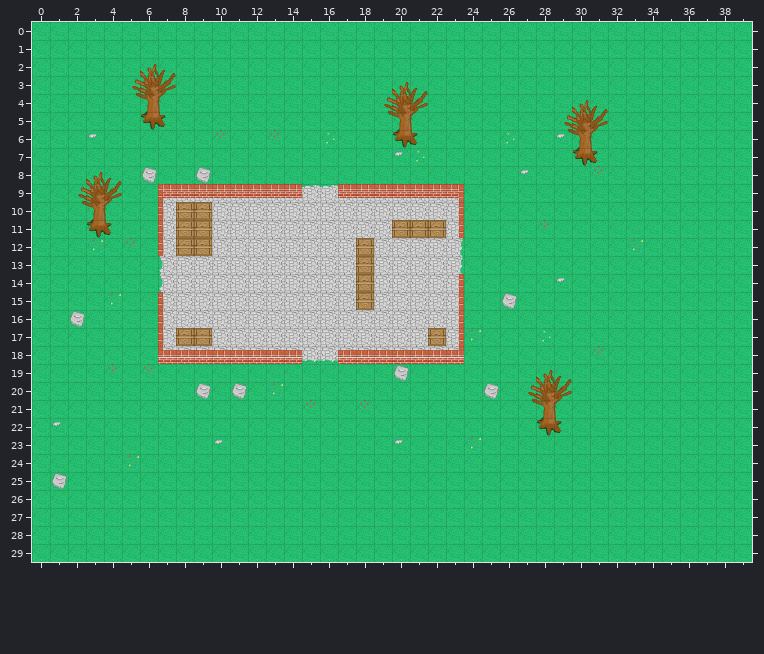
Tiled map (JSON) -- map/map2.json. Above is the file before it was changed.
Cells are 32x32 px. Shown: x 0..39, y 0..29.
After the commit:
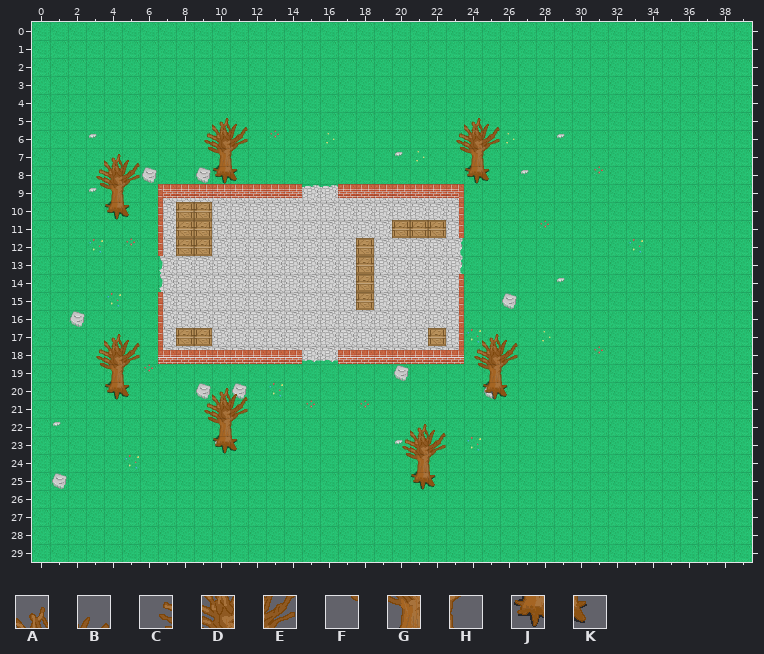
Key: from "tileset2": A 68, B 69, C 77, D 78, E 79, F 87, G 88, H 89, J 98, K 99.
_ is an empty cell, . an unchanged one.
The commit says: Remove tree collide mask Change grenade throw to E key
Difference:
--- layer "ground2"
@@ x 3..25 @@
- 5 .......__............__
- 6 ......___...........___
- 7 .__...___...........___
- 8 ___....__............__
- 9 ___....................
-10 .__....................
+ 5 .......AB............AB
+ 6 ......CDE...........CDE
+ 7 .AB...FGH...........FGH
+ 8 CDE....JK............JK
+ 9 FGH....................
+10 .JK....................
@@ x 3..26 @@
-17 .__...................__
-18 ___..................___
-19 ___..................___
-20 .__....__.............__
-21 ......___...............
-22 ......___.........__....
-23 .......__........___....
-24 .................___....
-25 ..................__....
+17 .AB...................AB
+18 CDE..................CDE
+19 FGH..................FGH
+20 .JK....AB.............JK
+21 ......CDE...............
+22 ......FGH.........AB....
+23 .......JK........CDE....
+24 .................FGH....
+25 ..................JK....
--- layer "collide"
@@ x 2..31 @@
- 2 ....AB........................
- 3 ...CDE............AB..........
- 4 ...FGH...........CDE........AB
- 5 ....JK...........FGH.......CDE
- 6 ..................JK.......FGH
- 7 ............................JK
- 8 .AB...........................
- 9 CDE...........................
-10 FGH...........................
-11 .JK...........................
+ 2 ....__........................
+ 3 ...___............__..........
+ 4 ...___...........___........__
+ 5 ....__...........___.......___
+ 6 ..................__.......___
+ 7 ............................__
+ 8 .__...........................
+ 9 ___...........................
+10 ___...........................
+11 .__...........................
@@ x 27..29 @@
-19 .AB
-20 CDE
-21 FGH
-22 .JK
+19 .__
+20 ___
+21 ___
+22 .__
